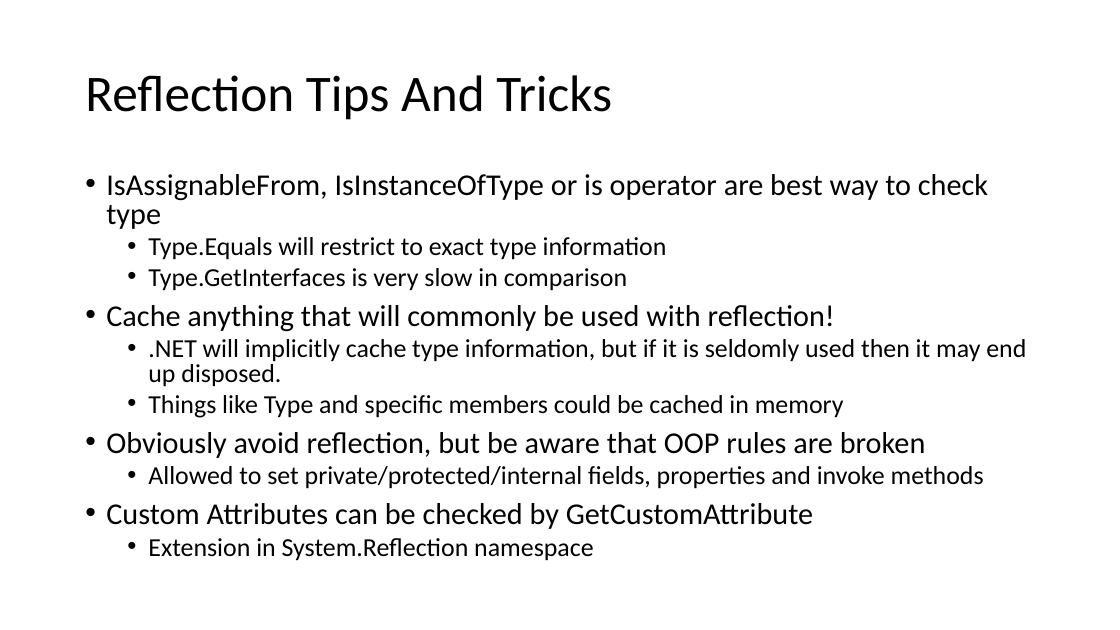
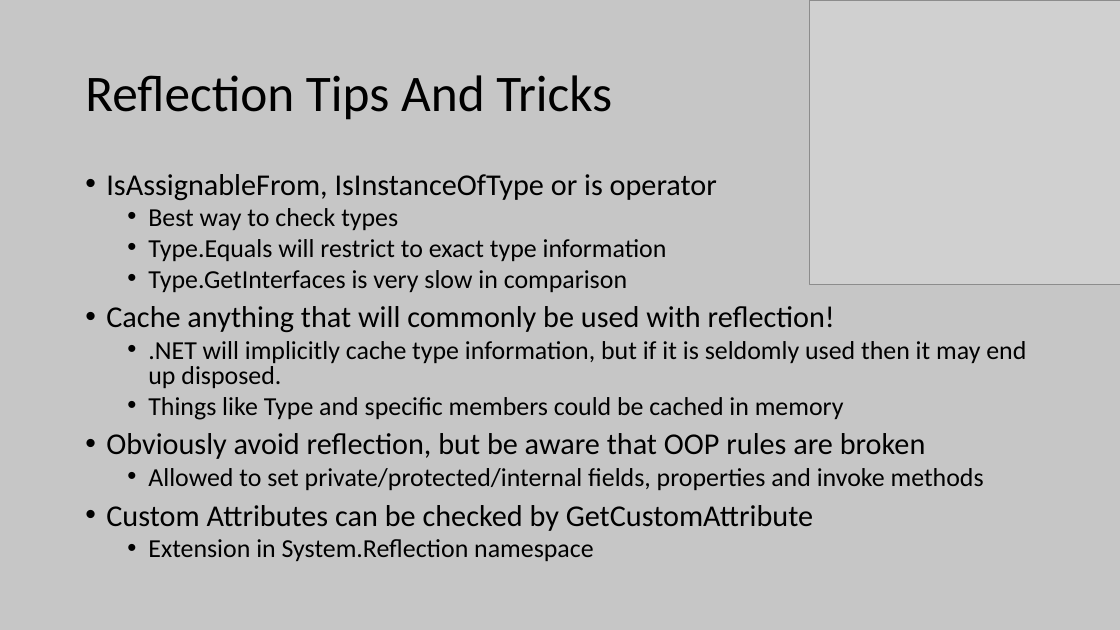
Before and after one commit to knodel12/Slides, a slide deck: slide 7 of 2019_07_24_UserGroup/Advanced troubleshooting and performance tuning in NET.pptx. Drawn at 1120x630 pixels with LibreOffice and Linux fonts; fonts in the diff are those of the drawing; grey boxes stand for pictures. Boxes give left, top, right and bottom in pixels: in the first picture for what was removed or moved away, otherwise in the second. Text is boxed around its words. In the diff, an @@ line names an element or a change of style, - is before the commit and + after.

```diff
--- a/2019_07_24_UserGroup/Advanced troubleshooting and performance tuning in NET.pptx
+++ b/2019_07_24_UserGroup/Advanced troubleshooting and performance tuning in NET.pptx
@@ background #FFFFFF to #C6C6C6 @@
@@ picture added at bbox=[809, 0, 1120, 285] @@
@@ text at bbox=[106, 174, 717, 230]: text changed @@
-• IsAssignableFrom, IsInstanceOfType or is operator are best way to check type
+• IsAssignableFrom, IsInstanceOfType or is operator
+  • Best way to check types
```
Also in this commit, not shown: 6 other slides changed, 1 slide added, 2 other files.
